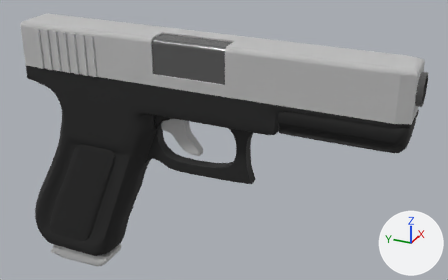
The FBX model Assets/Gun/Glock.fbx as it was, and as the next commit left it.
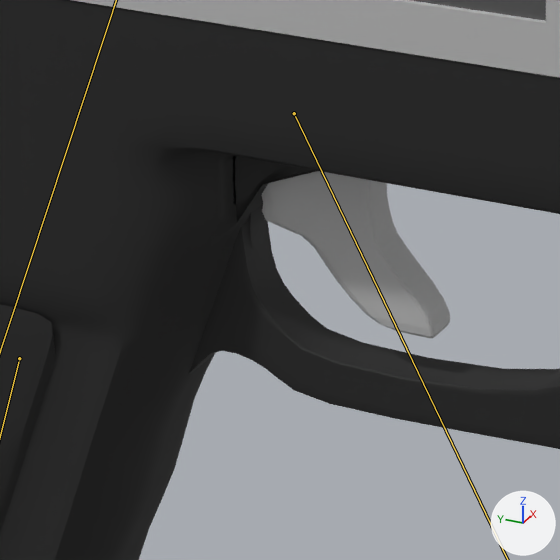
Old and new are each drawn whole from a camera (50 mm lens) standing at (-2.297, -1.191, 1.33) and looking at (0.115, -0.106, 0.124) and again close up on the part from 23% to 51% of the width and 29% to 74% of the height. The lights are fixed; the arrows at lower right show +X, +Y and +Z. The bones that bend it are drawn over the model as lines in the close-ups.

Objects in the first close-up: 'Cylinder', 'GunTop', 'gumbt', 'trigger'.
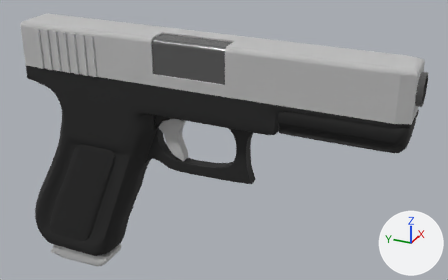
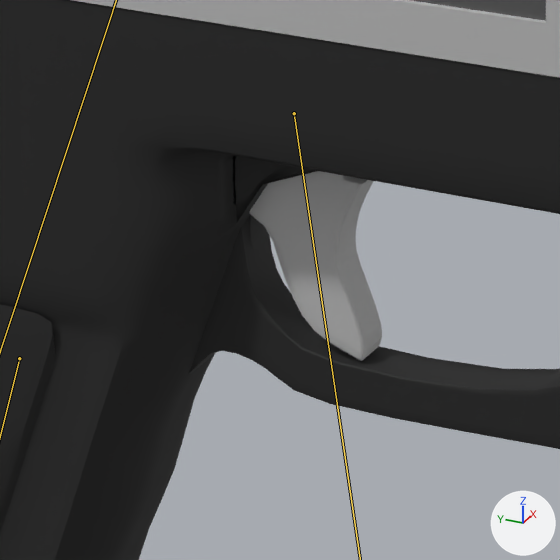
The newer file adds an action. The first version stands in its rest pose; the second is drawn at frame 26 of the action 'Armature|ArmatureAction'.

Diff of the bpy script that builds the scene:
```diff
--- a/Assets/Gun/Glock.fbx.py
+++ b/Assets/Gun/Glock.fbx.py
@@ bone_trigger @@
 bone_trigger = bpy.data.objects['Armature'].pose.bones['Trigger']  # child of 'Pistol_Hand'
-bone_trigger.rotation_quaternion = (1.0, 0.0, 0.0, 0.0)  # degrees (0, 0, 0)
+bone_trigger.rotation_quaternion = (0.985, 0.175, 0.0, 0.0)  # degrees (20, 0, 0)
```

What differs and where, as boxes (x1, y1, x2, y2) in the close-ups (560 x 560 px):
'trigger', posed: before (261, 171, 450, 338); after (249, 171, 382, 361)
